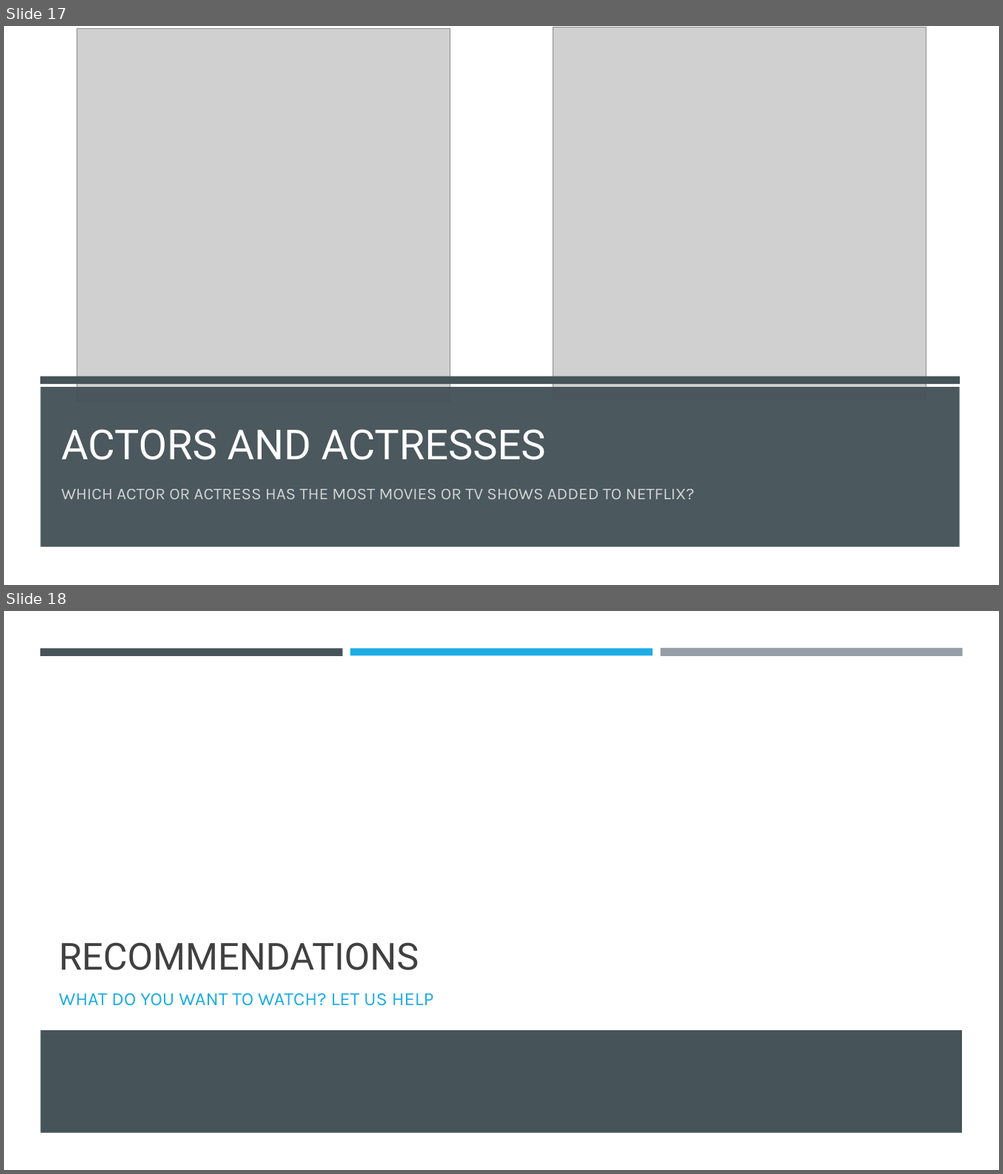
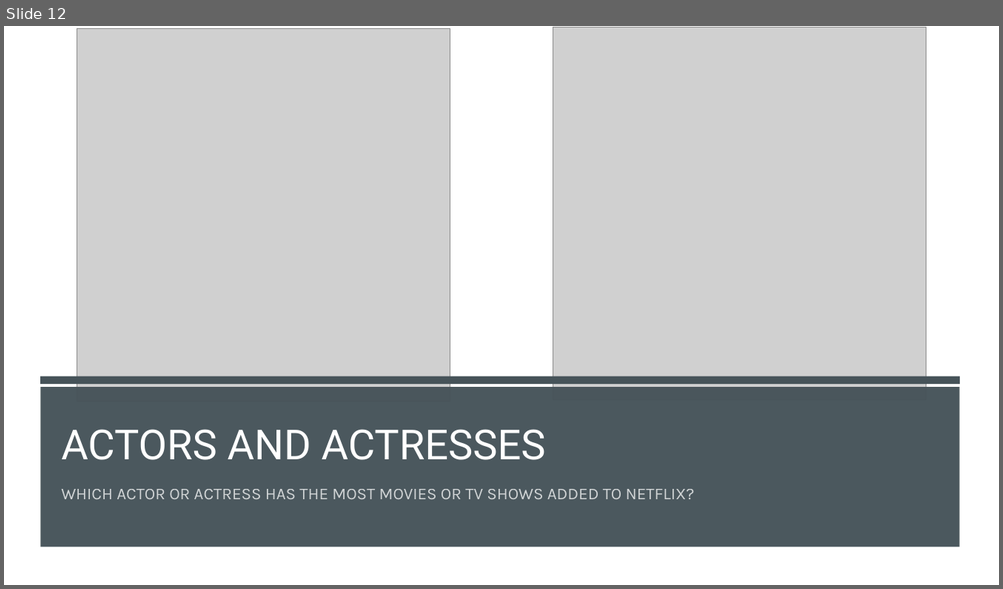
Before and after one commit to a-stockwell/CIDM6312-Project, a slide deck: review_of_netflix_movies_and_tv_shows.pptx. Shown one above the other, each under a label of ours: slides 17 and 18 before the commit, slide 12 after it. The pictures are 1003x1174 and 1003x589 pixels, drawn with LibreOffice and Linux fonts; fonts in the diff are those of the drawing; grey boxes stand for pictures. Boxes give left, top, right and bottom in pixels: in the first picture for what was removed or moved away, otherwise in the second. Text is boxed around its words. In the diff, an @@ line names an element or a change of style, - is before the commit and + after.

```diff
--- a/review_of_netflix_movies_and_tv_shows.pptx
+++ b/review_of_netflix_movies_and_tv_shows.pptx
@@ slide 18 removed at [4, 611, 999, 1170], background #FFFFFF @@
@@ rectangle removed at [40, 648, 343, 655] @@
@@ rectangle removed at [350, 648, 652, 655] @@
@@ rectangle removed at [660, 648, 962, 657] @@
@@ title removed at [59, 943, 418, 971] @@
-RECOMMENDATIONS
@@ text removed at [59, 994, 434, 1006] @@
-WHAT DO YOU WANT TO WATCH? LET US HELP
@@ rectangle removed at [40, 1031, 962, 1133] @@
@@ what was slide 17 is now slide 12 @@
```
Also in this commit, not shown: 2 slides changed, 2 slides added, 5 other slides removed.
